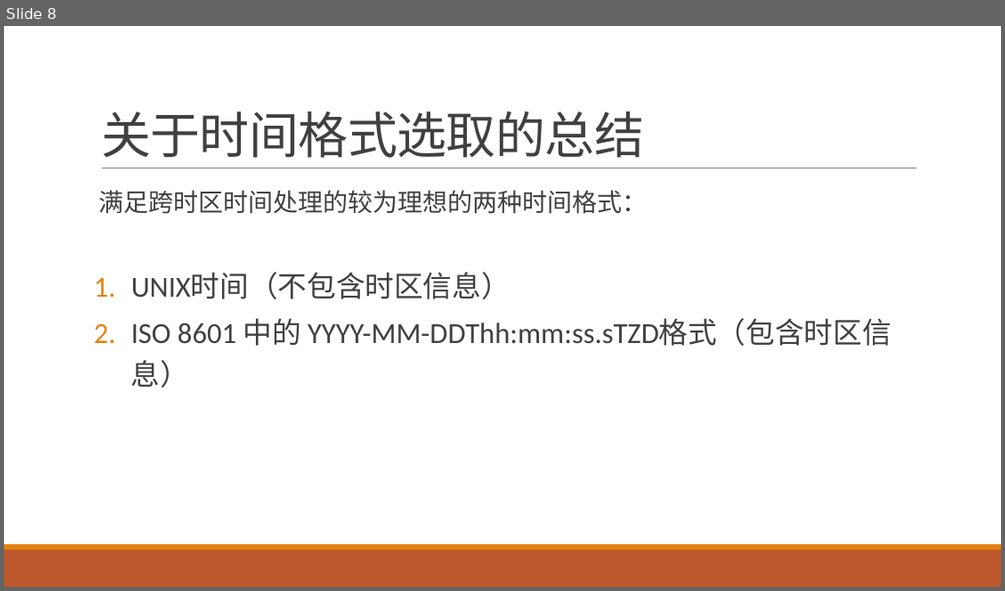
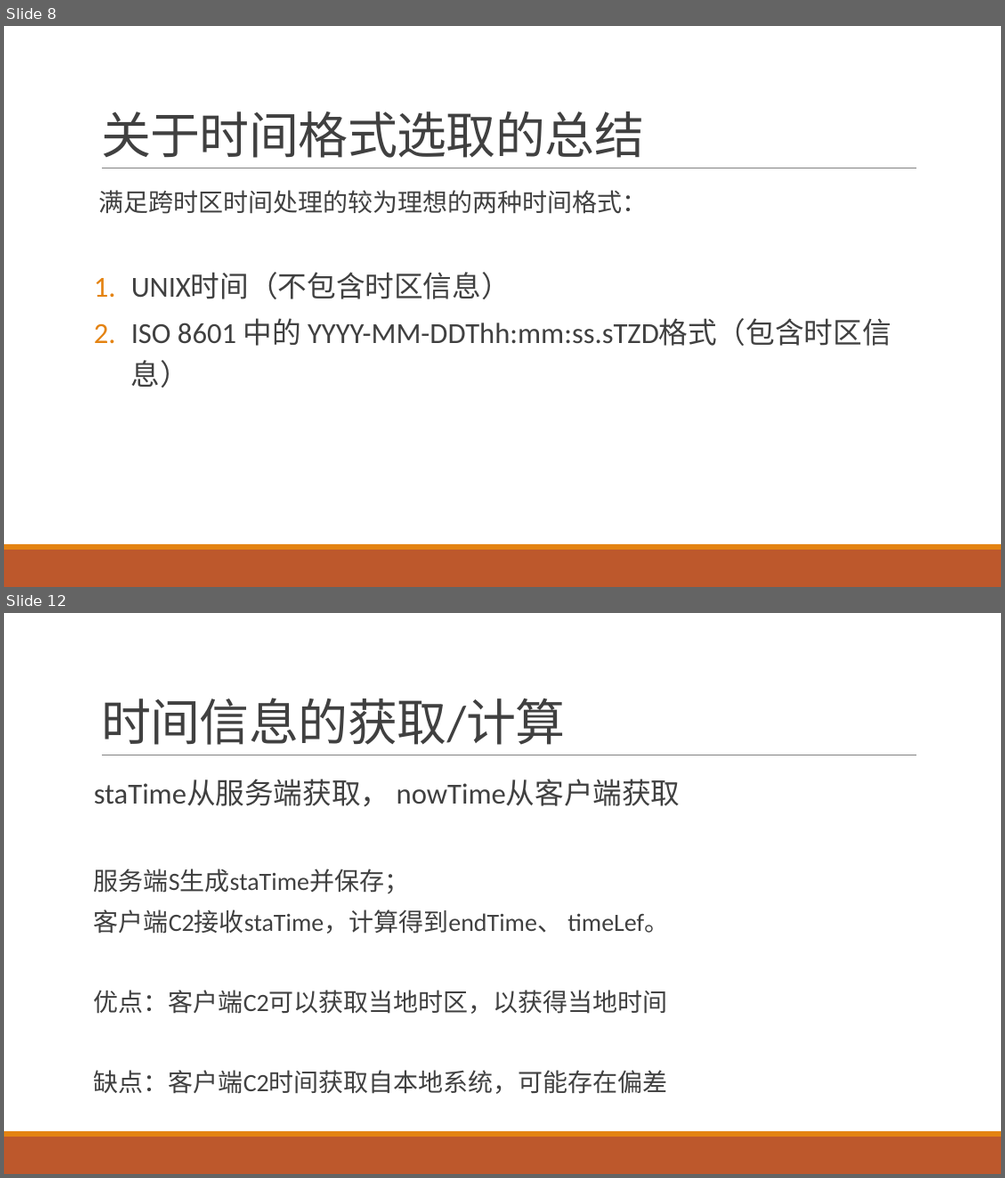
Before and after one commit to qidaneix/moment-research, a slide deck: 跨时区.pptx. Shown one above the other, each under a label of ours: slide 8 before the commit, slides 8 and 12 after it; the slides between them are not shown. The pictures are 1005x591 and 1005x1178 pixels, drawn with LibreOffice and Linux fonts; fonts in the diff are those of the drawing. Boxes give left, top, right and bottom in pixels: in the first picture for what was removed or moved away, otherwise in the second. Text is boxed around its words. In the diff, an @@ line names an element or a change of style, - is before the commit and + after.

```diff
--- a/跨时区.pptx
+++ b/跨时区.pptx
@@ slide 12 added at <box>4,613,1001,1174</box>, background #FFFFFF; not listed: 3 template elements that a slide beside it also shows @@
@@ title added at <box>101,698,565,745</box>, 48 pt, text #404040 @@
+时间信息的获取/计算
@@ text added at <box>94,779,680,1094</box>, 24 pt, text #404040 @@
+staTime从服务端获取， nowTime从客户端获取
+服务端S生成staTime并保存；
+客户端C2接收staTime，计算得到endTime、 timeLef。
+优点：客户端C2可以获取当地时区，以获得当地时间
+缺点：客户端C2时间获取自本地系统，可能存在偏差
```
Also in this commit, not shown: 1 slide changed, 5 other slides added, 1 slide removed, 2 other files.
